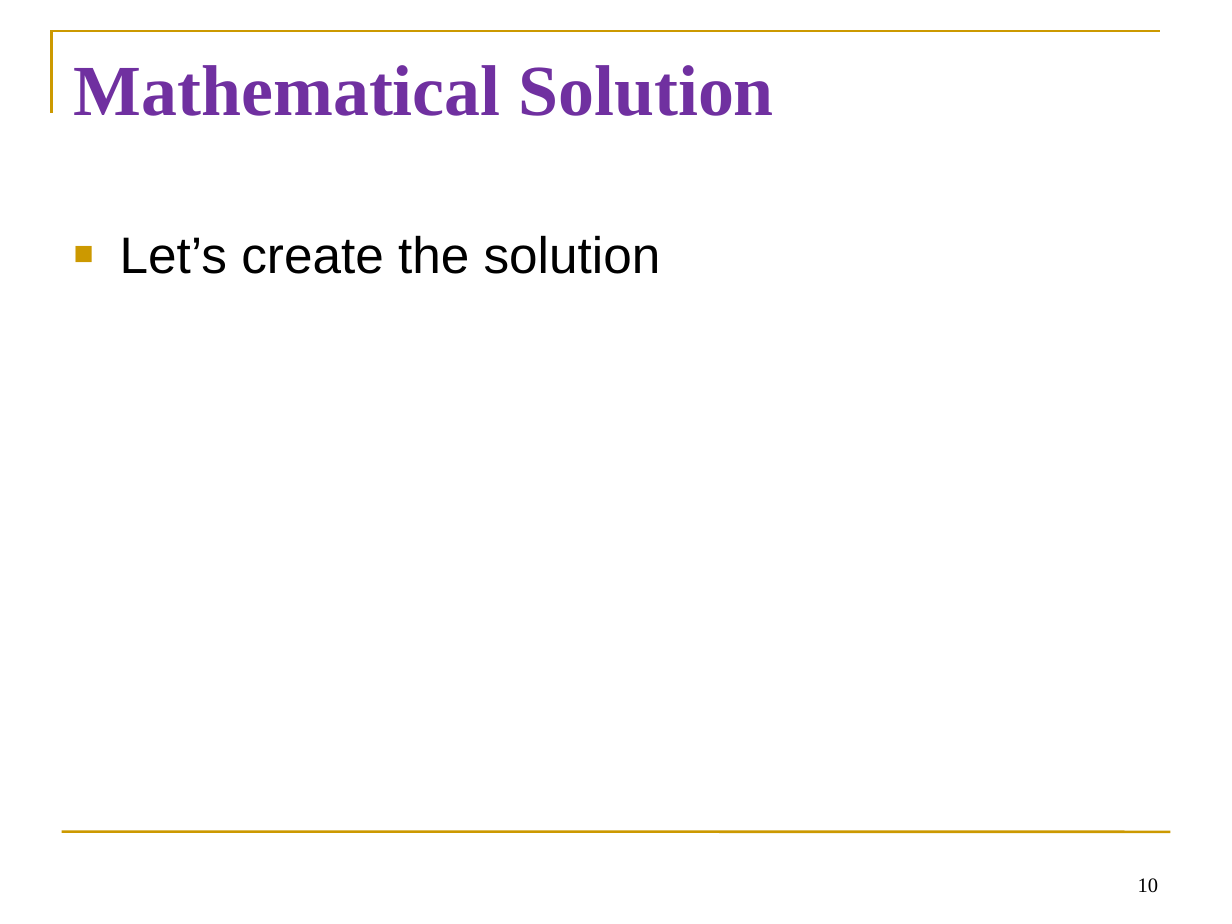
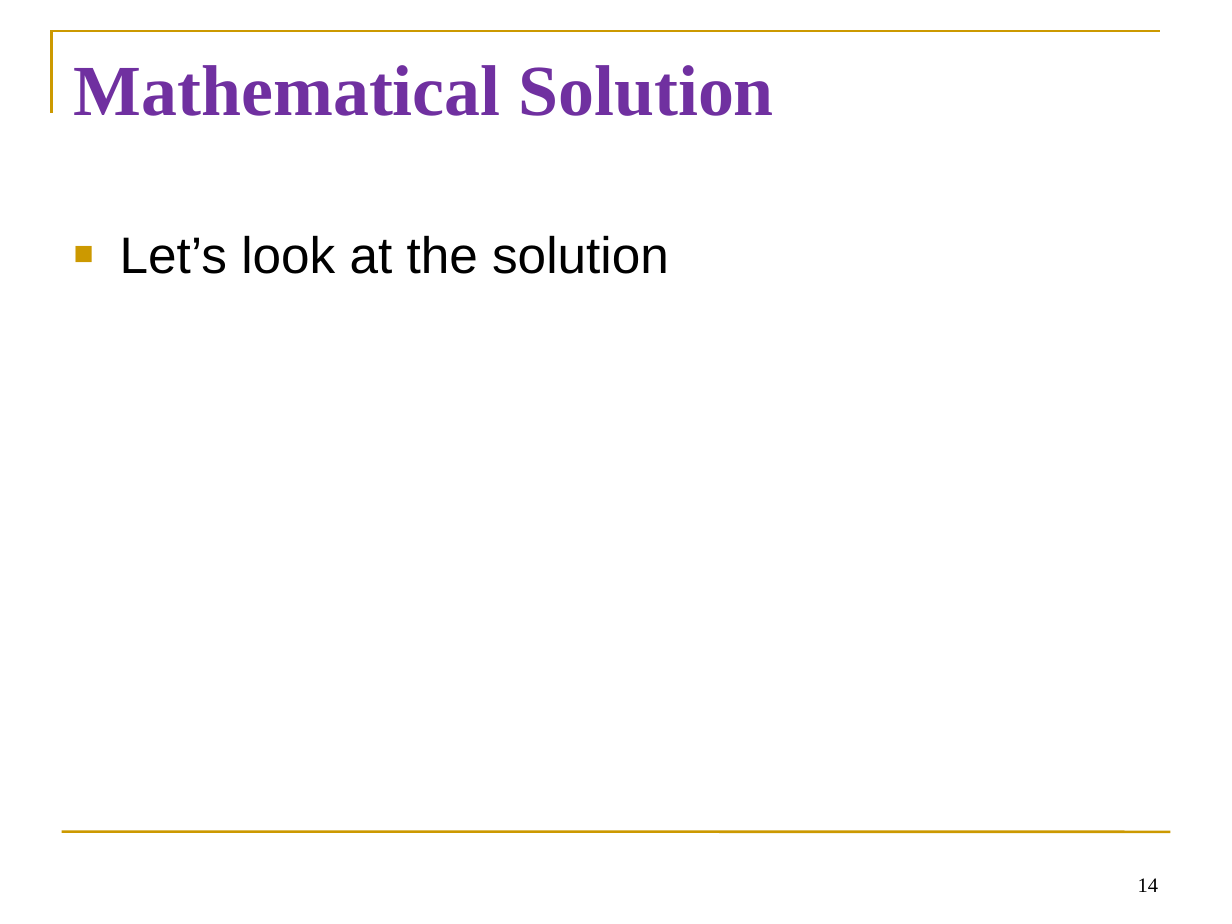
Before and after one commit to diesburg/teaching-intro-to-python-fall-2024, a slide deck: slide 14 of sessions/s19/s19.ppt (slide 10 before the commit). Drawn at 1232x924 pixels with LibreOffice and Linux fonts; fonts in the diff are those of the drawing. Boxes give left, top, right and bottom in pixels: in the first picture for what was removed or moved away, otherwise in the second. Text is boxed around its words. In the diff, an @@ line names an element or a change of style, - is before the commit and + after.

```diff
--- a/sessions/s19/s19.ppt
+++ b/sessions/s19/s19.ppt
@@ text at [120, 235, 669, 274]: text changed @@
-■ Let’s create the solution
+■ Let’s look at the solution
@@ page number at [1138, 878, 1158, 892]: text changed @@
-10
+14
```
Also in this commit, not shown: 4 other slides changed, 2 slides added, 4 slides removed, 13 other files.
